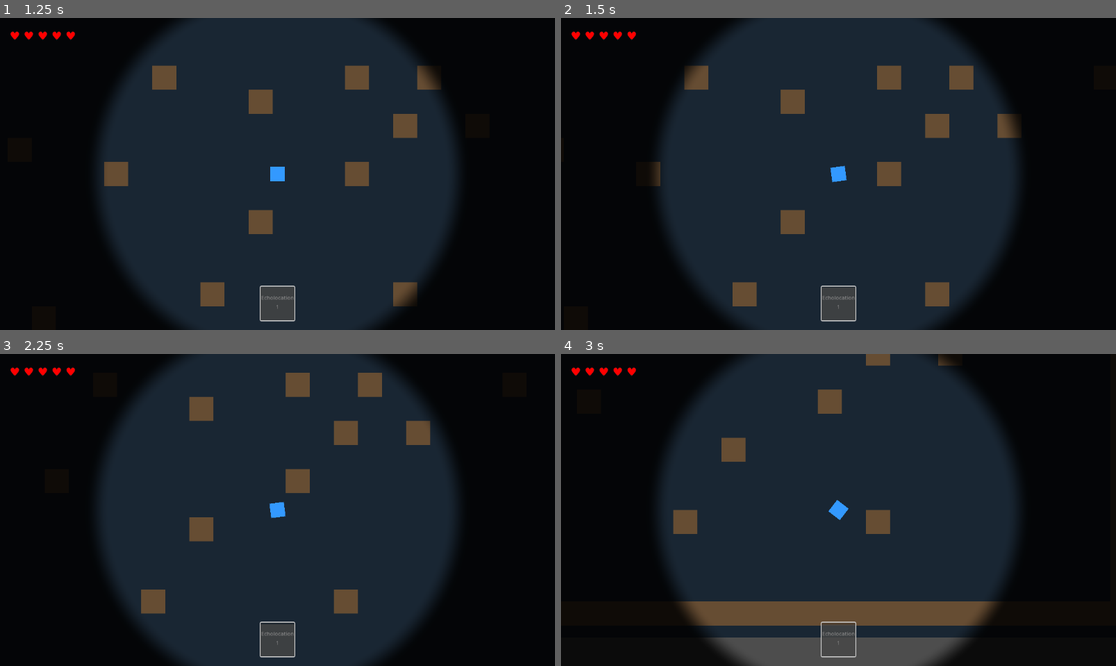
Above: before the commit, frames 1-4 (two rows, left to right).
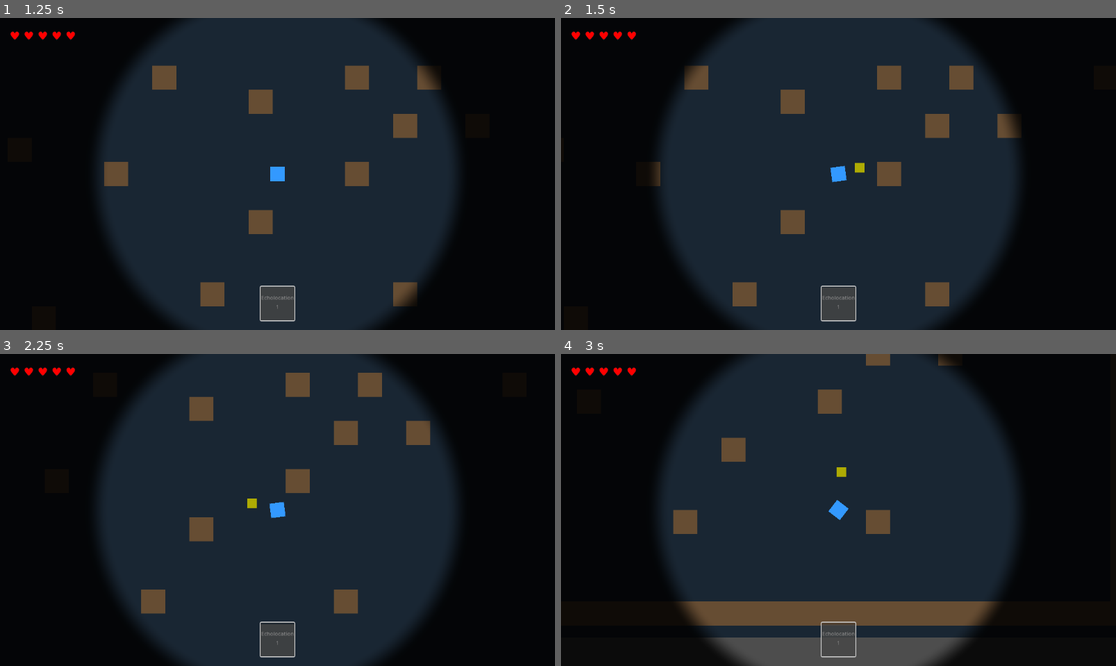
Above: after the commit, the same moments.

Repository: sabpdo/Echo-of-the-Dead
Game: Godot game, scene res://Main.tscn
Two runs of this game, one before a commit and one after it. Both use one fixed random seed, a clock stepped at 60 frames per second and the inputs below.
Inputs (mouse positions are in pixels of both pictures, inside the frame that each line leads up to):
- Up to frame 1 (1.25 s): click (277, 305) at 0.5 s
- Up to frame 2 (1.5 s): tap Enter at 1.25 s; move the mouse to (960, 158) at 1.27 s; hold Right (ui_right) from 1.28 s (still down); hold E from 1.28 s (still down)
- Up to frame 3 (2.25 s): move the mouse to (166, 525) at 2.02 s; release Right (ui_right) at 2.03 s; release E at 2.03 s; hold Down (ui_down) from 2.03 s (still down); tap E at 2.1 s
- Up to frame 4 (3 s): move the mouse to (894, 441) at 2.77 s; release Down (ui_down) at 2.78 s; hold Right (ui_right) from 2.78 s (still down); hold E from 2.78 s (still down); tap 1 at 2.85 s

Frame 1 is identical in both runs. In frame 2, less than 0.1% of the frame differs, in the area x 52-55%, y 46-50%; in frame 3, less than 0.1%; in frame 4, less than 0.1%.

Commit message:
added player attack

Diff:
--- a/Main.tscn
+++ b/Main.tscn
@@ -1,20 +1,21 @@
-[gd_scene load_steps=9 format=3 uid="uid://c3laxr6n4o5q6"]
+[gd_scene load_steps=10 format=3 uid="uid://c3laxr6n4o5q6"]
 
 [ext_resource type="PackedScene" uid="uid://b2j8wq5m3n4p5" path="res://Player.tscn" id="1_2"]
-[ext_resource type="Script" path="res://WallGenerator.gd" id="2_1"]
-[ext_resource type="Script" path="res://FogController.gd" id="3_1"]
-[ext_resource type="Shader" path="res://fog_shader.gdshader" id="4_1"]
-[ext_resource type="Script" path="res://EcholocationButton.gd" id="5_1"]
-[ext_resource type="Script" path="res://PlayerHealthBar.gd" id="6_1"]
-[ext_resource type="Script" path="res://ZombieSpawner.gd" id="7_1"]
-[ext_resource type="Script" path="res://GameOverOverlay.gd" id="8_1"]
+[ext_resource type="Script" uid="uid://dv8cobyu81ie0" path="res://WallGenerator.gd" id="2_1"]
+[ext_resource type="Script" uid="uid://dvhgcq5hl8sbi" path="res://FogController.gd" id="3_1"]
+[ext_resource type="Shader" uid="uid://bmvmgq1w8g8qy" path="res://fog_shader.gdshader" id="4_1"]
+[ext_resource type="Script" uid="uid://cw65bmxq2l4pk" path="res://EcholocationButton.gd" id="5_1"]
+[ext_resource type="Script" uid="uid://byf3qh6kmqlhu" path="res://PlayerHealthBar.gd" id="6_1"]
+[ext_resource type="Script" uid="uid://bcffap826g73g" path="res://ZombieSpawner.gd" id="7_1"]
+[ext_resource type="Script" uid="uid://ds5bxs7u70rap" path="res://GameOverOverlay.gd" id="8_1"]
 
 [sub_resource type="ShaderMaterial" id="ShaderMaterial_1"]
 shader = ExtResource("4_1")
+shader_parameter/player_position = Vector2(0, 0)
+shader_parameter/viewport_size = Vector2(1152, 648)
 shader_parameter/view_radius = 150.0
 shader_parameter/soft_edge = 50.0
-shader_parameter/player_position = Vector2(0, 0)
-shader_parameter/viewport_size = Vector2(1152, 648)
+shader_parameter/fog_color = Color(0, 0, 0, 0.85)
 shader_parameter/fog_opacity = 0.85
 
 [node name="Main" type="Node2D"]
@@ -48,6 +49,7 @@
 script = ExtResource("3_1")
 
 [node name="FogRect" type="ColorRect" parent="FogLayer/FogController"]
+material = SubResource("ShaderMaterial_1")
 layout_mode = 1
 anchors_preset = 15
 anchor_right = 1.0
@@ -55,17 +57,12 @@
 grow_horizontal = 2
 grow_vertical = 2
 color = Color(0, 0, 0, 1)
-material = SubResource("ShaderMaterial_1")
 
 [node name="UILayer" type="CanvasLayer" parent="."]
 
 [node name="PlayerHealthBarContainer" type="Control" parent="UILayer"]
 layout_mode = 3
-anchors_preset = 1
-anchor_left = 0.0
-anchor_top = 0.0
-anchor_right = 0.0
-anchor_bottom = 0.0
+anchors_preset = 0
 offset_left = 20.0
 offset_top = 20.0
 offset_right = 170.0
@@ -85,7 +82,7 @@
 
 [node name="EcholocationButtonContainer" type="Control" parent="UILayer"]
 layout_mode = 3
-anchors_preset = 8
+anchors_preset = 7
 anchor_left = 0.5
 anchor_top = 1.0
 anchor_right = 0.5
@@ -106,8 +103,6 @@
 grow_horizontal = 2
 grow_vertical = 2
 theme_override_font_sizes/font_size = 16
-text = ""
-flat = false
 
 [node name="VBoxContainer" type="VBoxContainer" parent="UILayer/EcholocationButtonContainer/EcholocationButton"]
 layout_mode = 1
@@ -136,26 +131,25 @@
 horizontal_alignment = 1
 
 [node name="CooldownOverlay" type="ColorRect" parent="UILayer/EcholocationButtonContainer/EcholocationButton"]
+visible = false
 layout_mode = 1
 anchors_preset = 15
 anchor_right = 1.0
 anchor_bottom = 1.0
 grow_horizontal = 2
 grow_vertical = 2
+mouse_filter = 2
 color = Color(0.3, 0.3, 0.3, 0.7)
-mouse_filter = 2
-visible = false
 
 [node name="GameOverOverlay" type="Control" parent="UILayer"]
+visible = false
 layout_mode = 3
 anchors_preset = 15
 anchor_right = 1.0
 anchor_bottom = 1.0
 grow_horizontal = 2
 grow_vertical = 2
-mouse_filter = 0
 script = ExtResource("8_1")
-visible = false
 
 [node name="BackgroundOverlay" type="ColorRect" parent="UILayer/GameOverOverlay"]
 layout_mode = 1
--- a/Player.gd
+++ b/Player.gd
@@ -1,6 +1,13 @@
 extends CharacterBody2D
 
 const SPEED = 300.0
+
+# Attack system
+const ATTACK_COOLDOWN = 0.2
+const ATTACK_OFFSET = 20.0
+var attack_timer: float = 0.0
+var attack_scene = preload("res://attack_effect.tscn")
+
 
 # Health system - Heart based (5 hearts = 10 half-hearts)
 const MAX_HEARTS = 5
@@ -54,3 +61,20 @@
 	# Face the cursor
 	var mouse_pos = get_global_mouse_position()
 	look_at(mouse_pos)
+
+	# Attack (E key)
+	attack_timer -= delta
+	if Input.is_key_pressed(KEY_E) and attack_timer <= 0.0:
+		perform_attack()
+		attack_timer = ATTACK_COOLDOWN
+
+func perform_attack():
+	var attack = attack_scene.instantiate()
+
+	# direction of attack from cursor
+	var dir = (get_global_mouse_position() - global_position).normalized()
+	attack.direction = dir
+
+	# Spawn attack in front of player
+	attack.global_position = global_position + dir * ATTACK_OFFSET
+	get_parent().add_child(attack)
--- a/Wall.tscn
+++ b/Wall.tscn
@@ -1,9 +1,9 @@
-[gd_scene load_steps=3 format=3]
+[gd_scene load_steps=2 format=3 uid="uid://bau3srayjxd02"]
 
 [sub_resource type="RectangleShape2D" id="RectangleShape2D_1"]
 size = Vector2(50, 50)
 
-[node name="Wall" type="StaticBody2D"]
+[node name="Wall" type="StaticBody2D" groups=["walls"]]
 
 [node name="CollisionShape2D" type="CollisionShape2D" parent="."]
 shape = SubResource("RectangleShape2D_1")
--- /dev/null
+++ b/attack_effect.gd
@@ -0,0 +1,32 @@
+extends Area2D
+
+# speed of the attack
+const SPEED = 400.0
+# duration of the attack
+const DURATION = 0.4
+# how much the zombie is damaged
+const DAMAGE = 25
+
+var direction: Vector2 = Vector2.ZERO
+
+func _ready():
+	await get_tree().create_timer(DURATION).timeout
+	queue_free()
+
+func _process(delta):
+	position += direction * SPEED * delta
+
+func _on_attack_effect_body_entered(body):
+	# don't hit player
+	if body.name == "Player":
+		return
+
+	# if it hits a zombie, damage
+	if body.has_method("take_damage"):
+		body.take_damage(DAMAGE)
+		queue_free()
+		return
+
+	# if it hits a wall, stop
+	if body.is_in_group("walls"):
+		queue_free()
--- /dev/null
+++ b/attack_effect.tscn
@@ -0,0 +1,20 @@
+[gd_scene load_steps=3 format=3 uid="uid://df8qdtqkq711c"]
+
+[ext_resource type="Script" uid="uid://kr7ahuctjioq" path="res://attack_effect.gd" id="1_c0y03"]
+
+[sub_resource type="RectangleShape2D" id="RectangleShape2D_ru3gt"]
+
+[node name="attack_effect" type="Area2D"]
+script = ExtResource("1_c0y03")
+
+[node name="CollisionShape2D" type="CollisionShape2D" parent="."]
+shape = SubResource("RectangleShape2D_ru3gt")
+
+[node name="ColorRect" type="ColorRect" parent="."]
+offset_left = -10.0
+offset_top = -10.0
+offset_right = 10.0
+offset_bottom = 10.0
+color = Color(0.68096787, 0.67275655, 0.011744289, 1)
+
+[connection signal="body_entered" from="." to="." method="_on_attack_effect_body_entered"]
Not shown, added: attack_effect.gd.uid
